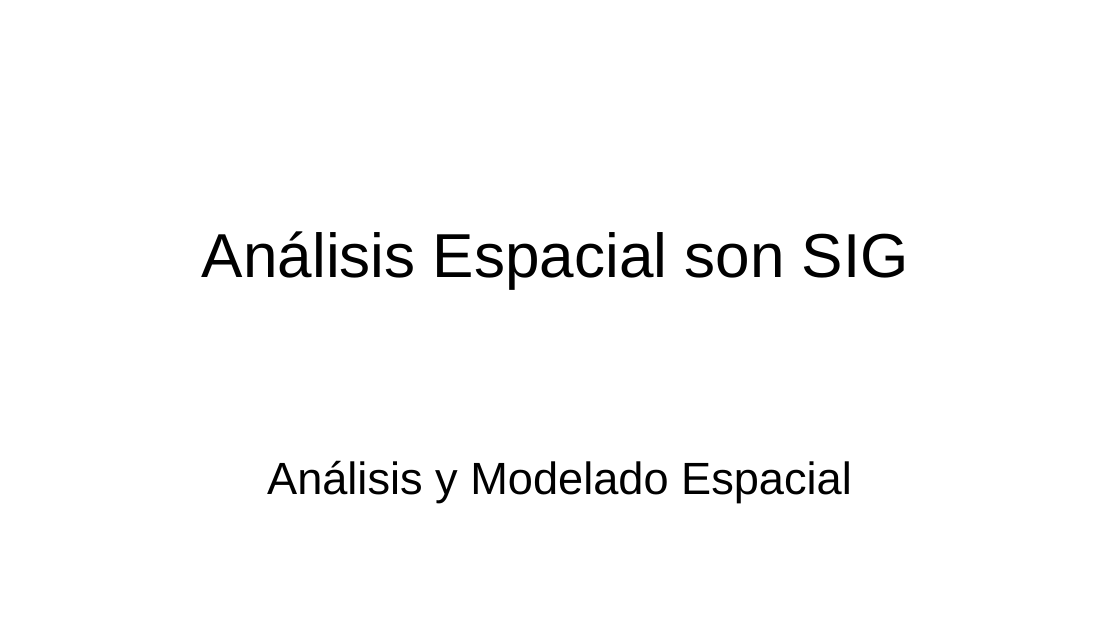
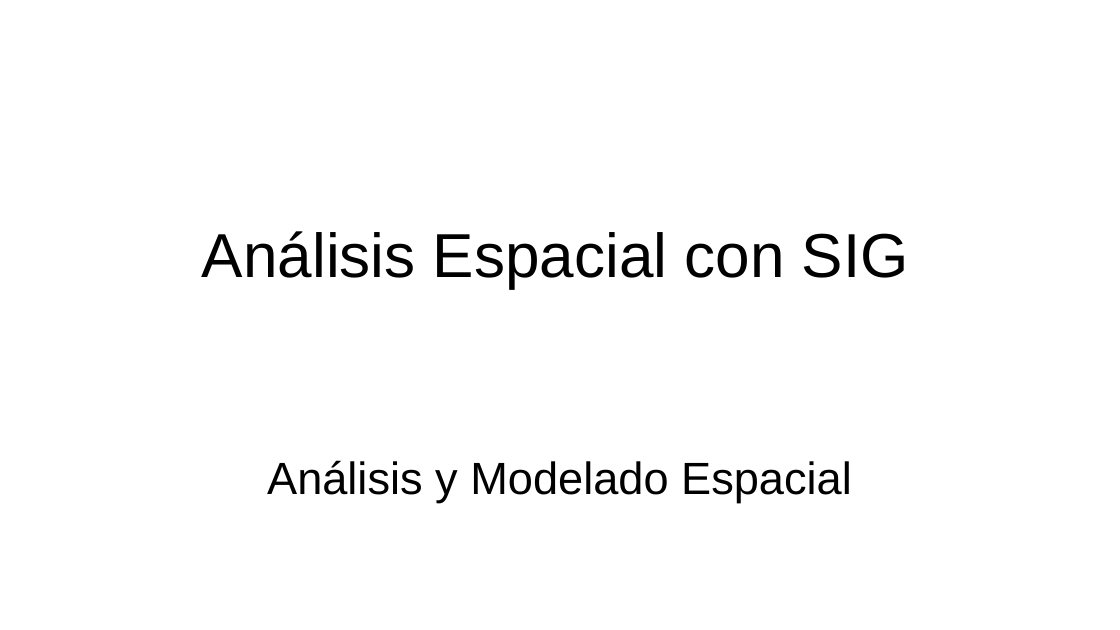
Before and after one commit to gerardommc/Analisis-Modelado-Esp-presentaciones, a slide deck: slide 1 of Unidad-1/Analisis-SIG.odp. Drawn at 1120x630 pixels with LibreOffice and Linux fonts; fonts in the diff are those of the drawing. Boxes give left, top, right and bottom in pixels: in the first picture for what was removed or moved away, otherwise in the second. Text is boxed around its words. In the diff, an @@ line names an element or a change of style, - is before the commit and + after.

```diff
--- a/Unidad-1/Analisis-SIG.odp
+++ b/Unidad-1/Analisis-SIG.odp
@@ title at (202,231,909,288): text changed @@
-Análisis Espacial son SIG
+Análisis Espacial con SIG
```
Also in this commit, not shown: 1 other slide changed, 1 other file.
